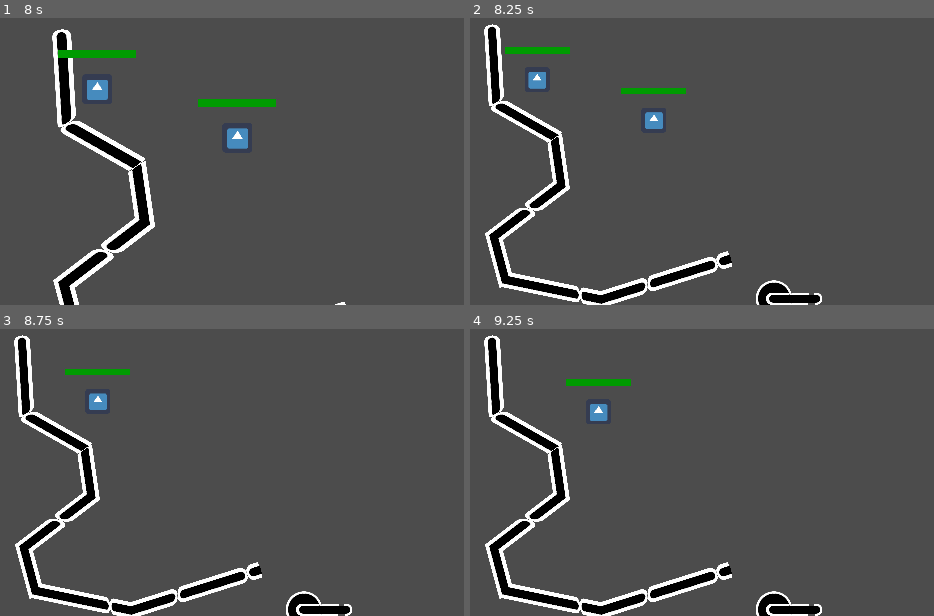
Above: before the commit, frames 1-4 (two rows, left to right).
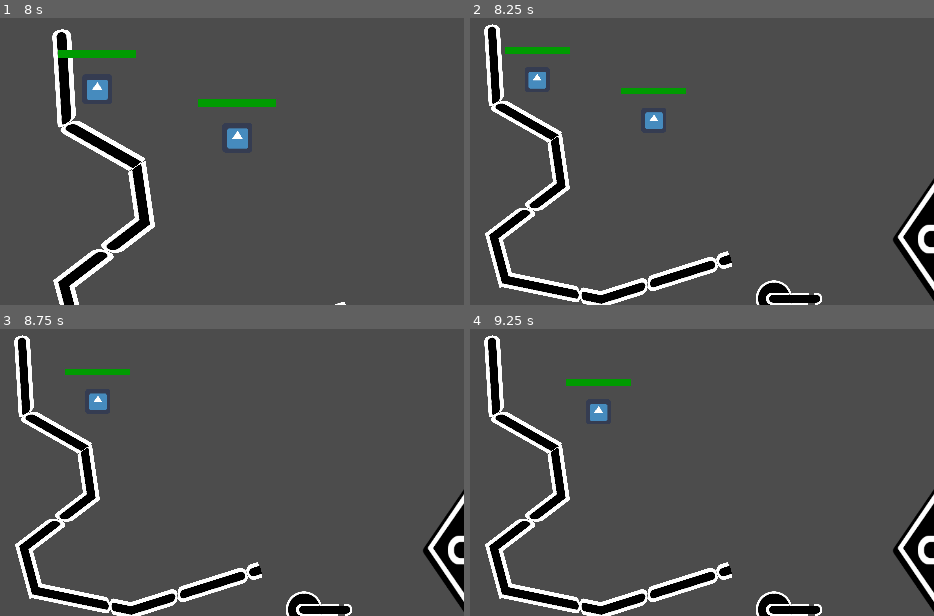
Above: after the commit, the same moments.

Repository: warriormaster12/SlimeNation
Game: Godot game, scene res://Ai/TestScene.tscn
Same seed, same stepped clock (60 frames per second), same inputs: the game is played once before the commit and once after it. This scene is started directly instead of the project's main scene. The engine's default icon, where the game draws it, is replaced by a stand-in: a white triangle on a blue panel in a dark square.
Inputs (mouse positions are in pixels of both pictures, inside the frame that each line leads up to):
- Up to frame 1 (8 s): tap Enter at 0.5 s; move the mouse to (23, 164) at 0.52 s; press the mouse at (23, 164) at 0.53 s; release the mouse at (23, 164) at 1.25 s; tap Middle mouse button (game_camera_zoom_reset) at 1.25, 2, 2.75 s; drag from (306, 141) to (23, 164) at 1.27 s; move the mouse to (outside the picture) at 2.02 s; tap Down (game_build_select_next_trap) at 2.1 s; click (outside the picture) at 2.17 s; drag from (102, 69) to (outside the picture) at 2.77 s; move the mouse to (outside the picture) at 3.52 s; hold 1 (game_build_select_trap_1) 3.53-4.25 s; click (outside the picture) at 3.67 s; drag from (241, 46) to (outside the picture) at 4.27 s; move the mouse to (outside the picture) at 5.02 s; hold 3 (game_build_select_trap_3) 5.03-5.75 s; click (outside the picture) at 5.17 s; drag from (outside the picture) to (outside the picture) at 5.77 s; move the mouse to (23, 164) at 6.52 s; hold 5 (game_build_select_trap_5) 6.53-7.25 s; click (23, 164) at 6.67 s; drag from (306, 141) to (23, 164) at 7.27 s
- Up to frame 2 (8.25 s): move the mouse to (outside the picture) at 8.02 s; hold Mouse wheel down (game_camera_zoom_out) from 8.03 s (still down); click (outside the picture) at 8.17 s
- Up to frame 3 (8.75 s): keep holding Mouse wheel down (game_camera_zoom_out)
- Up to frame 4 (9.25 s): release Mouse wheel down (game_camera_zoom_out) at 8.75 s; drag from (572, 380) to (outside the picture) at 8.77 s

Frame 1 is identical in both runs. In frame 2, 1.9% of the frame differs, in the area x 91-100%, y 56-99%; in frame 3, 1.9%; in frame 4, 1.9%.

Commit message:
currency sprite

Diff:
--- a/SlimeNation/Ai/TestScene.tscn
+++ b/SlimeNation/Ai/TestScene.tscn
@@ -7,6 +7,7 @@
 [ext_resource path="res://Entities/Tower/Tower.png" type="Texture" id=5]
 [ext_resource path="res://Entities/Tower/Tower.shader" type="Shader" id=6]
 [ext_resource path="res://Objects/Path/Path.tres" type="Material" id=7]
+[ext_resource path="res://Entities/Currency/Currency.png" type="Texture" id=8]
 
 [sub_resource type="Curve2D" id=1]
 _data = {
@@ -23,6 +24,11 @@
 shader = ExtResource( 6 )
 shader_param/glowColor = Color( 0, 0.529412, 1, 1 )
 shader_param/emissionTexture = ExtResource( 5 )
+
+[sub_resource type="ShaderMaterial" id=4]
+shader = ExtResource( 6 )
+shader_param/glowColor = Color( 0, 1, 0.156863, 1 )
+shader_param/emissionTexture = ExtResource( 8 )
 
 [node name="TestScene" type="Node2D"]
 
@@ -68,4 +74,9 @@
 scale = Vector2( 0.3, 0.3 )
 texture = ExtResource( 5 )
 
+[node name="Currency" type="Sprite" parent="."]
+material = SubResource( 4 )
+position = Vector2( 693.985, 277.777 )
+texture = ExtResource( 8 )
+
 [editable path="Path"]
--- a/SlimeNation/Game/Game.tscn
+++ b/SlimeNation/Game/Game.tscn
@@ -64,15 +64,9 @@
 [node name="WorldEnvironment" parent="." instance=ExtResource( 2 )]
 
 [editable path="BuildRoot"]
-
 [editable path="MapRoot/SpawnPoint"]
-
 [editable path="MapRoot/SpawnPoint/Path"]
-
 [editable path="MapRoot/SpawnPoint2"]
-
 [editable path="MapRoot/SpawnPoint2/Path"]
-
 [editable path="MapRoot/SpawnPoint3"]
-
 [editable path="MapRoot/SpawnPoint3/Path"]
Not shown: 1 places in SlimeNation/Ai/TestScene.tscn that only renumber resources
Binary file added: SlimeNation/Entities/Currency/Currency.png
Not shown, added: SlimeNation/Entities/Currency/Currency.png.import
